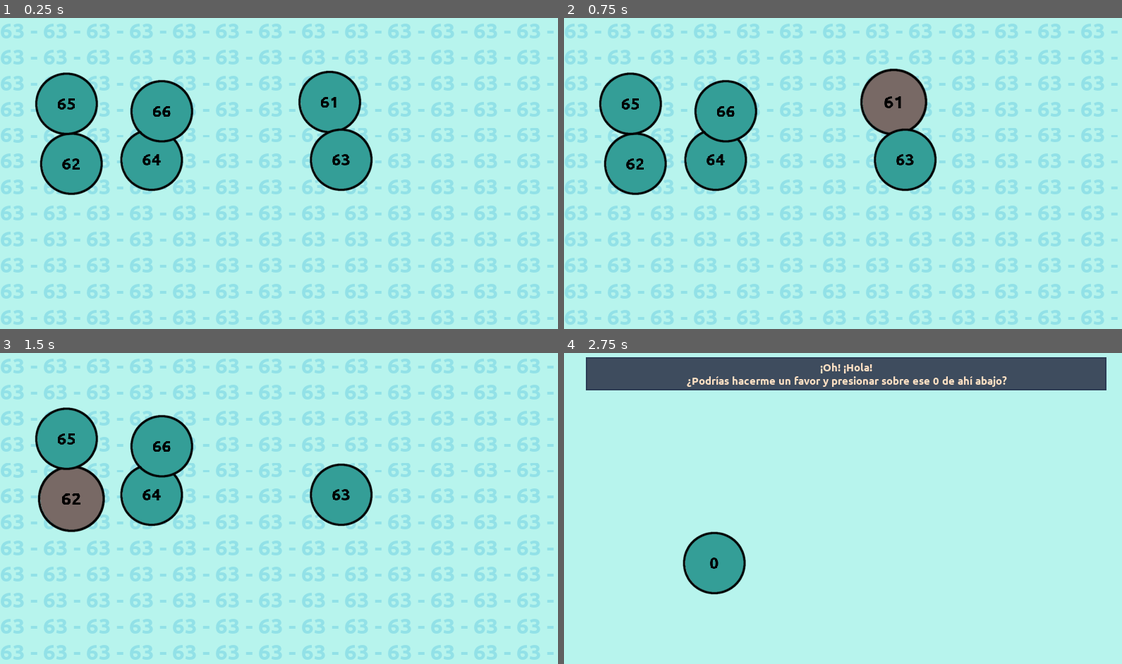
Above: before the commit, frames 1-4 (two rows, left to right).
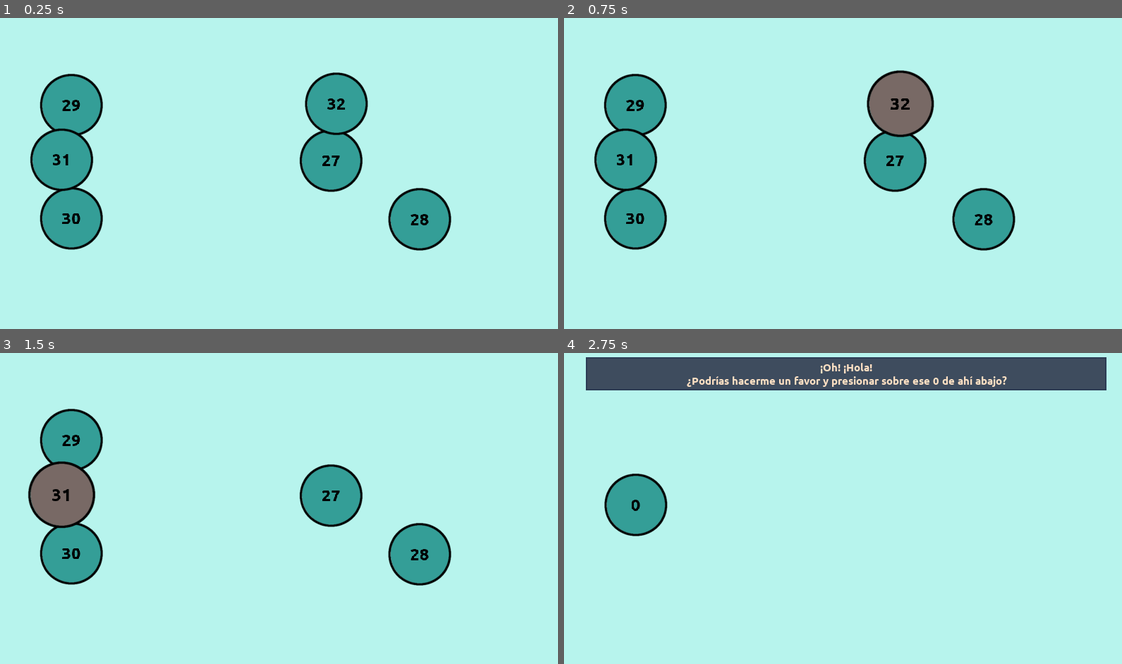
Above: after the commit, the same moments.

Repository: moisesjbc/contando-hasta-100
Game: Godot game, scene res://gameplay/main/main.tscn
The game is run twice, just before and just after one commit, with the same random seed, the same clock (stepped at 60 frames per second) and the same inputs.
Inputs (mouse positions are in pixels of both pictures, inside the frame that each line leads up to):
- Up to frame 1 (0.25 s): no input
- Up to frame 2 (0.75 s): tap Enter at 0.5 s; move the mouse to (893, 101) at 0.52 s; click (893, 101) at 0.67 s
- Up to frame 3 (1.5 s): move the mouse to (72, 499) at 1.27 s; click (72, 499) at 1.42 s
- Up to frame 4 (2.75 s): click "Restart game" at 2 s

The runs differ from the first frame. In frame 1, 25% of the frame differs, in the area x 0-100%, y 1-99%; in frame 2, 25%; in frame 3, 25%; in frame 4, 3.6%.

Commit message:
Parametrize first_level on editor

Diff:
--- a/godot-project/gameplay/main/main.gd
+++ b/godot-project/gameplay/main/main.gd
@@ -7,13 +7,14 @@
 const TrickType = preload("res://globals/trick_type.gd").TrickType
 var LevelConfigKey = preload("res://gameplay/levels_config/levels_config.gd").LevelConfigKey
 
+export (int) var first_level = 0
+
+
 func _ready():
-	set_level(current_level)
-	# TODO: Remove development trick
-	for i in range(0, 64):
+	for i in range(0, first_level):
 		current_level = i
 		$levels_config.get_level_config(i)
-	set_level(64)
+	set_level(first_level)
 
 
 func reset_hint():
--- a/godot-project/gameplay/main/main.tscn
+++ b/godot-project/gameplay/main/main.tscn
@@ -11,6 +11,7 @@
 
 [node name="main" type="Node2D"]
 script = ExtResource( 3 )
+first_level = 30
 
 [node name="taunt_background" parent="." instance=ExtResource( 6 )]
 
